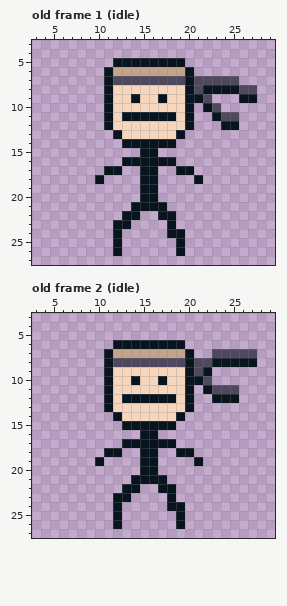
Two states of a pixel-art file, art/source/stickysteve.aseprite. The first picture shows the starting point.
32x32 pixels, 32 frames. Shown: old frame 1 (idle): x 3..29, y 3..27; old frame 2 (idle): x 3..29, y 3..27. The commit also changed other frames, which this record leaves out.
After the commit:
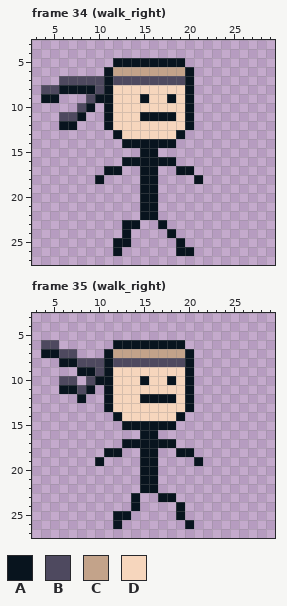
Palette (. is transparent): A #08141e  B #4e495f  C #c3a38a  D #f6d6bd
A new or re-ordered frame is compared with the old frame closest to it.
Diff:
frames 32 -> 35
--- frame 34 (walk_right) is new; against old frame 1 (idle)
@@ x 3..29 @@
  6 ........ACCCCCCCCA.........
- 7 ........ABBBBBBBBABBBBB....
- 8 ........ADDDDDDDDABAAAABB..
- 9 ........ADDADDADDAAB...AA..
-10 ........ADDDDDDDDA.AB......
-11 ........ADAAAAAADA..ABB....
-12 ........ADDDDDDDDA...AA....
+ 7 ...BBBBBABBBBBBBBA.........
+ 8 .BBAAAABADDDDDDDDA.........
+ 9 .AA...BAADDDADDADA.........
+10 .....BA.ADDDDDDDDA.........
+11 ...BBA..ADDDAAAADA.........
+12 ...AA...ADDDDDDDDA.........
 13 .........ADDDDDDA..........
@@ x 10..22 @@
 20 .....AA......
-21 ....AAAA.....
-22 ...AA..AA....
-23 ..AA....A....
-24 ..A.....AA...
-25 ..A......A...
-26 ..A......A...
+21 .....AA......
+22 .....AA......
+23 ...AA..A.....
+24 ...A....A....
+25 ..AA.....A...
+26 ..A......AA..
 27 .............
--- frame 35 (walk_right) is new; against old frame 2 (idle)
@@ x 3..29 @@
  5 ...........................
- 6 .........AAAAAAAA..........
- 7 ........ACCCCCCCCA..BBBBB..
- 8 ........ABBBBBBBBABBAAAAA..
- 9 ........ADDDDDDDDABA.......
-10 ........ADDADDADDAAB.......
-11 ........ADDDDDDDDA.ABBB....
-12 ........ADAAAAAADA..AAA....
+ 6 .BB......AAAAAAAA..........
+ 7 .AABB...ACCCCCCCCA.........
+ 8 ...AABBBABBBBBBBBA.........
+ 9 .....AABADDDDDDDDA.........
+10 ...BB.BAADDDADDADA.........
+11 ...AABA.ADDDDDDDDA.........
+12 .....A..ADDDAAAADA.........
 13 ........ADDDDDDDDA.........
@@ x 10..22 @@
 20 .....AA......
-21 ....AAAA.....
-22 ...AA..AA....
-23 ..AA....A....
-24 ..A.....AA...
-25 ..A......A...
-26 ..A......A...
+21 .....AA......
+22 .....AA......
+23 ....A..AA....
+24 ....A....A...
+25 ..AA.....A...
+26 ..A.......A..
 27 .............
Pixel boxes of the changes (left, top, right, bottom) in both pictures:
changed: (41, 76, 257, 130)
changed: (113, 202, 194, 256)
changed: (41, 340, 257, 403)
changed: (113, 475, 194, 529)
